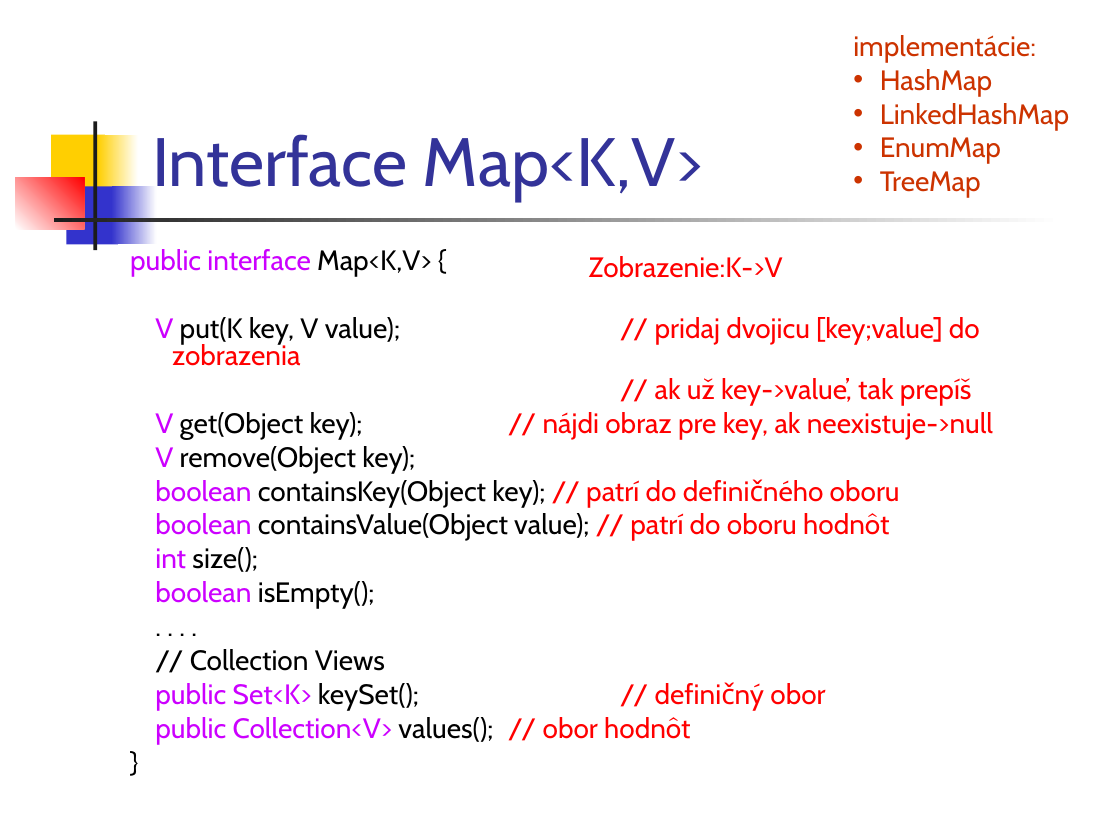
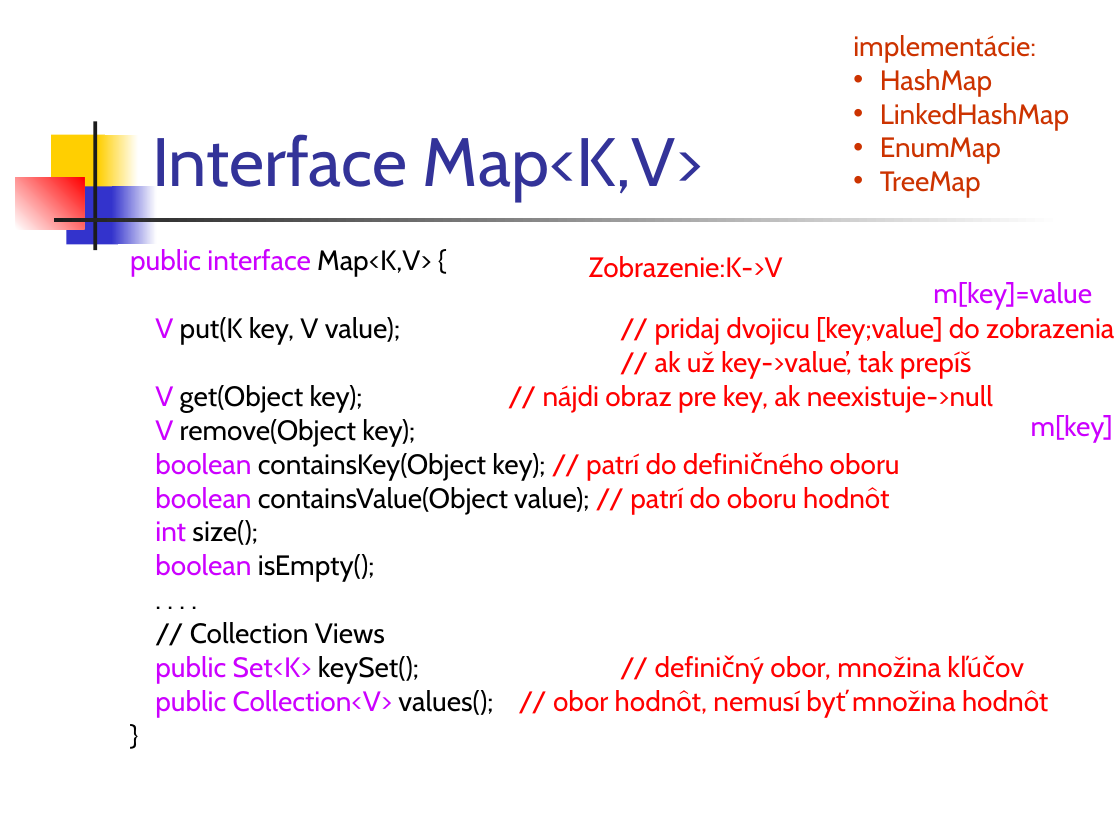
Before and after one commit to Programovanie4/Prednasky, a slide deck: slide 17 of 06/06_java.ppt (slide 19 before the commit). Drawn at 1120x840 pixels with LibreOffice and Linux fonts; fonts in the diff are those of the drawing. Boxes give left, top, right and bottom in pixels: in the first picture for what was removed or moved away, otherwise in the second. Text is boxed around its words. In the diff, an @@ line names an element or a change of style, - is before the commit and + after.

```diff
--- a/06/06_java.ppt
+++ b/06/06_java.ppt
@@ text added at bbox=[933, 282, 1092, 310], 18 pt, text #CC00FF @@
+m[key]=value
@@ text added at bbox=[1031, 415, 1113, 442], 18 pt, text #CC00FF @@
+m[key]
@@ text at bbox=[155, 656, 1048, 717]: text changed; text colour #CC00FF to #FF0000 @@
-public Set<K> keySet(); // definičný obor
-public Collection<V> values(); // obor hodnôt
+public Set<K> keySet(); // definičný obor, množina kľúčov
+public Collection<V> values(); // obor hodnôt, nemusí byť množina hodnôt
```
Also in this commit, not shown: 9 other slides changed, 6 slides added, 6 slides removed, 3 other files.
